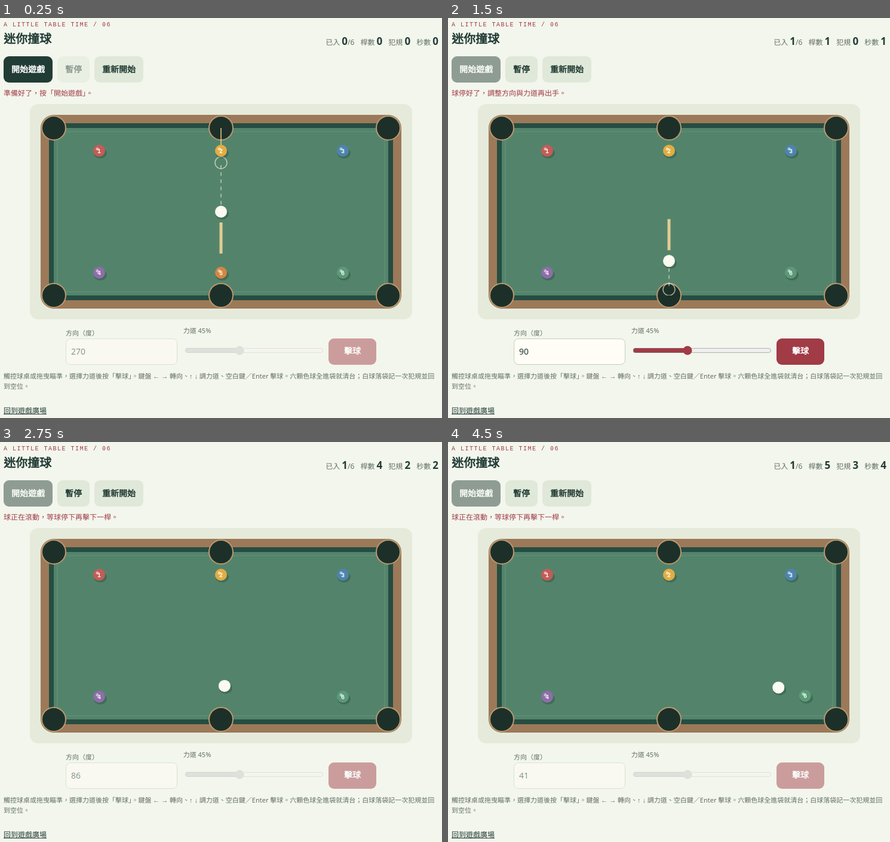
Above: before the commit, frames 1-4 (two rows, left to right).
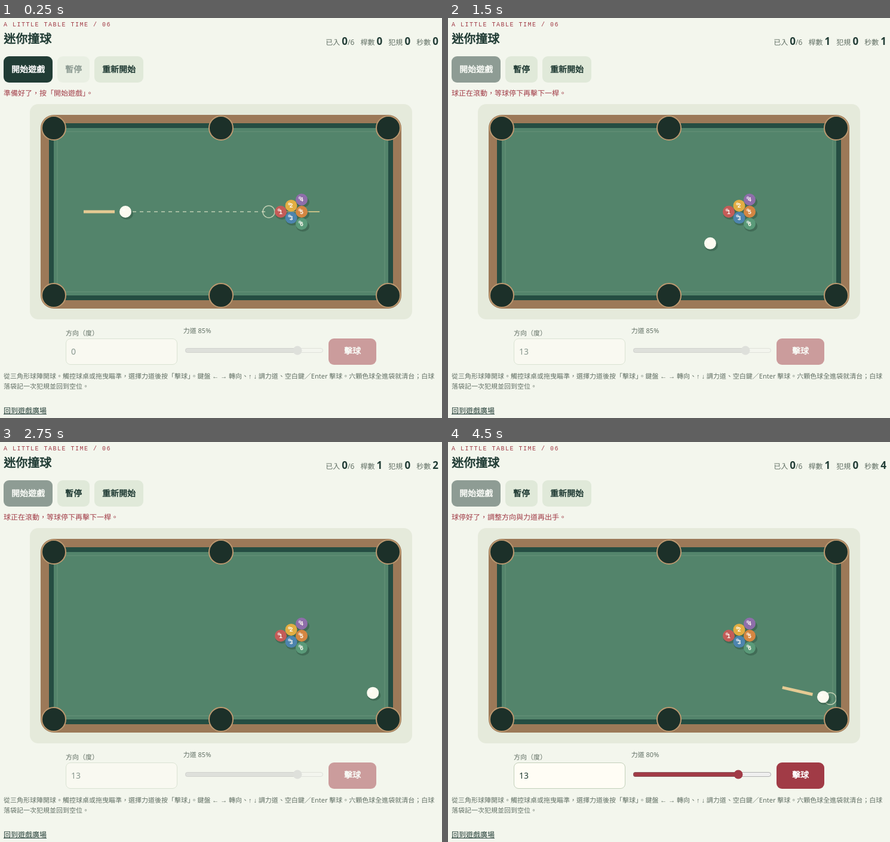
Above: after the commit, the same moments.

Repository: gandolfreddy/bearded-teacher-arcade
Game: browser game, page games/mini-pool.html
Two runs of this game, one before a commit and one after it. Both use one fixed random seed, a clock stepped at 60 frames per second and the inputs below.
Inputs (mouse positions are in pixels of both pictures, inside the frame that each line leads up to):
- Up to frame 1 (0.25 s): no input
- Up to frame 2 (1.5 s): click "開始遊戲" at 0.27 s; hold Right from 1.03 s (still down); click (669, 234) at 1.07 s; tap Space at 1.1 s
- Up to frame 3 (2.75 s): release Right at 1.53 s; hold Down 1.58-1.85 s; tap Space at 1.6, 2.1, 2.6 s; click (145, 614) at 1.67 s; hold Left 1.9-2.47 s; click (296, 602) at 2.27 s; tap Enter at 2.52 s; hold Up from 2.52 s (still down)
- Up to frame 4 (4.5 s): release Up at 2.82 s; click (726, 678) at 2.87 s; hold Right 2.87-3.53 s; tap Space at 3.1, 3.6, 4.1 s; click (571, 690) at 3.47 s; hold Up 3.58-3.82 s; hold Left 3.87-4.3 s; click (669, 594) at 4.07 s; hold Down from 4.35 s (still down)

The runs differ from the first frame. In frame 1, 2.1% of the frame differs, in the area x 0-99%, y 27-93%; in frame 2, 3.1%; in frame 3, 1.8%; in frame 4, 3.2%, in the area x 0-99%, y 4-93%.

Commit message:
fix: start mini pool with triangular rack

Diff:
--- a/assets/images/mini-pool.svg
+++ b/assets/images/mini-pool.svg
@@ -1 +1 @@
-<svg xmlns="http://www.w3.org/2000/svg" viewBox="0 0 480 280 …(435 unchanged characters)… ke-width="2" stroke-dasharray="6 6" d="M200 160l100-65"/><path stroke="#e4c28c" stroke-width="5" d="M179 174l-57 36"/><circle cx="200" cy="160" r="12" fill="#fffbee"/><circle cx="313" cy="86" r="12" fill="#d8a64a"/><circle cx="111" cy="88" r="12" fill="#c16460"/><circle cx="350" cy="202" r="12" fill="#668bb0"/></svg>
+<svg xmlns="http://www.w3.org/2000/svg" viewBox="0 0 480 280 …(435 unchanged characters)… ke-width="2" stroke-dasharray="6 6" d="M140 140h150"/><path stroke="#e4c28c" stroke-width="5" d="M65 140h55"/><circle cx="140" cy="140" r="10" fill="#fffbee"/><circle cx="300" cy="140" r="10" fill="#c16460"/><circle cx="318" cy="130" r="10" fill="#d8a64a"/><circle cx="318" cy="150" r="10" fill="#668bb0"/><circle cx="336" cy="120" r="10" fill="#8e6eaa"/><circle cx="336" cy="140" r="10" fill="#d48642"/><circle cx="336" cy="160" r="10" fill="#5a9a79"/></svg>
--- /dev/null
+++ b/docs/evidence/v0.4.1/race-pool-browser-report.json
@@ -0,0 +1,70 @@
+{
+  "date": "2026-11-03T08:27:06.078Z",
+  "results": [
+    {
+      "name": "triangle rack initial view and restart",
+      "status": "passed"
+    },
+    {
+      "name": "six catalog cards and thumbnails load",
+      "status": "passed"
+    },
+    {
+      "name": "racer steering, braking, release and pause",
+      "status": "passed"
+    },
+    {
+      "name": "racer collision and restart",
+      "status": "passed"
+    },
+    {
+      "name": "racer full 1000m via keyboard controls",
+      "status": "passed"
+    },
+    {
+      "name": "pool triangle break blocks repeat and pauses physics",
+      "status": "passed"
+    },
+    {
+      "name": "pool keyboard angles, power limits and restart",
+      "status": "passed"
+    },
+    {
+      "name": "pool triangle break and normal shots clear table",
+      "status": "passed"
+    },
+    {
+      "name": "scaled touch aiming and cancel restores original angle",
+      "status": "passed"
+    },
+    {
+      "name": "controls fit 1280x900",
+      "status": "passed"
+    },
+    {
+      "name": "controls fit 1024x768",
+      "status": "passed"
+    },
+    {
+      "name": "controls fit 768x1024",
+      "status": "passed"
+    },
+    {
+      "name": "controls fit 800x600",
+      "status": "passed"
+    },
+    {
+      "name": "racer touch brake cancel clears input",
+      "status": "passed"
+    },
+    {
+      "name": "pool orientation change retains state and scaled aiming",
+      "status": "passed"
+    },
+    {
+      "name": "standalone entries start and reset",
+      "status": "passed"
+    }
+  ],
+  "errors": []
+}
--- /dev/null
+++ b/docs/evidence/v0.4.1/source-sha256.json
@@ -0,0 +1,63 @@
+{
+  "version": "0.4.1",
+  "algorithm": "SHA256",
+  "files": {
+    ".github/workflows/pages.yml": "0b3360753bbcba42d2452bc8ad96b055b6eed82aecdd10bca78aed5e38503c09",
+    "assets/css/site.css": "7d82814a105a37f89baf718f02e8a4c83d9ab05c7707fca031699397622c592c",
+    "assets/images/beard.svg": "ffdc3f877ba3c5186e92d4ce1fc8b61d23b8f41061a00e2c483b94ea02b86341",
+    "assets/images/memory.svg": "a128a594a17d1e7dd63e2cd101998b10d7188c880316825bc009f404db1cdd2c",
+    "assets/images/mini-pool.svg": "c85c131072376c6bab5a7a6fcbe81d6a0a553c5c6a73aea9952863dc5a705733",
+    "assets/images/road-racer.svg": "4769ff611aacd9b970e8b134eb2cc7df413dbf014485f496446da057fd6fabcd",
+    "assets/images/snake.svg": "352b06d2d4ebc7da38825e97946217f5ed5af8b63114b184d5cb36206fc04f0c",
+    "assets/images/star-trail.svg": "c7cd48812dc0a9ba0580be4d12c80daa217f431b6deebe4f1c9a0ee6bc18d17a",
+    "assets/images/tetris.svg": "78aa086ae4850217de61c1b0afc5d0149d3c9da32b0efda69c3875df342df22a",
+    "assets/js/app.mjs": "d914e36269752a93f6f02862308f428d07f9fb416842a5f146e28fce0f77abe5",
+    "assets/js/core.mjs": "fab094e019ae3d546d72cc199da2b5c87203037515c7fc84472e0c33d859614d",
+    "games/assets/arcade.css": "037d9d0c8b99248366d66bf38224ef812c051b04315f43eda2e1ecf08676b5c6",
+    "games/assets/demo.css": "a483863a3787060183f567b20bb5bfce1ad0b653b288d61149dda89c92b3d701",
+    "games/assets/demo.mjs": "ab388776cc1d54f004718cf64fd9d1582806dd9b4f1e3537629a718b734b3046",
+    "games/assets/game.css": "e4e26a82abc7ad231673a2bb762274f27d742e908376401615e96fd1fe247222",
+    "games/assets/host.mjs": "78903e8c95a44a6a217faeb3438855ef0e4ca9572b55e630ef020692680b4568",
+    "games/assets/input.mjs": "271aa1153cb0b3d2c66f0acfa2f1ce67ae9867b144eecabd3243f8fa0961da97",
+    "games/assets/memory.mjs": "eaaaa764c0c8d15716c2255c49ea3200a53d743cf888fe43c9ef18c78b238dd4",
+    "games/assets/models.mjs": "c9b4dc0442bf4ef77234f977634880a7b91344edff64357e24565a9597061eff",
+    "games/assets/platform-model.mjs": "d5f30c2f5ec0b3452b3b0d6a6866087936c3a17c10b259cc18b330bd4a3df799",
+    "games/assets/platform.mjs": "e40309b01441aebe41ab3fa71164ba059200defed481652dc364d50e13ab723c",
+    "games/assets/pool-model.mjs": "452b6b5d581f536b94429808acd1914e634eba479ae1f46408040d0e7d563aad",
+    "games/assets/pool.mjs": "fccd5356532d2a6e536106ef814ee464367f9edfd95a895d0075776b40302308",
+    "games/assets/race-pool.css": "834b59c301263af4f2ca988fa772009f775c3fd4cae55376bb906189b4d5ef05",
+    "games/assets/racer-model.mjs": "c3df93d82a90da2c208a776e39c6d8e50c4ae7bee00eabc08790d320f6b39455",
+    "games/assets/racer.mjs": "94542efeb0a79b98caebfc8a38bacd11caca69b0060a5857c8a185a0481a237b",
+    "games/assets/snake.mjs": "4c8ece89352995fb5f13e70432e71e14e087378c73315de831c7ab01f098bd5c",
+    "games/assets/tetris-model.mjs": "f129b1eedd4e237e517438d077a15abf3d4dea8cb726aa29782141b7da8ac420",
+    "games/assets/tetris.mjs": "fcc95666e09b10cd4dd00d6e5463b5b2bbbe950a6dd230de492a3f1fcfa8286d",
+    "games/direction-lab.html": "88f8071a385dda781cd5ee8015f2d9272e20c655bab7911add0c8e792a001749",
+    "games/memory.html": "fbe0f056cd7c13f3de6fcf63a41c999a0d9add61436170aff7c6210e7b879449",
+    "games/mini-pool.html": "655b72cb6a459b1419cfcf7e51b92882be2c0f01f6f1d6ad5c48aa84c588761b",
+    "games/road-racer.html": "f2294b318f1460ec08c4dfb021330b6f241eb3336f3e9215822e897b9720a337",
+    "games/snake.html": "2acac88795cdfd22fc20e042947739efd4796aa80b3147419bbbbc648a53f0da",
+    "games/star-trail.html": "2ac6f0f4735ccf505ad765c0b08e2dab76a92f6760e5069b7d594a6e3d99937d",
+    "games/tetris.html": "e049e03cfd6c530a14fea50cb26cd3093482d6738ca8d4b1795c0e757058ecf3",
+    "games/touch-lab.html": "442c48aada9aa566935daa02d0536f1271a43a9aa8873dd407ba441f58730764",
+    "games.json": "c121b6761e399a83528e2547a18c0708e01b22e68ceb8415a53baa286b62b127",
+    "index.html": "bad58fb04abc08b7812b3c78b1775654ee87375e1ba1bfaabde7655a9e80ad05",
+    "package-lock.json": "b60c15172529f060b0cda7426ba60290d4dce2e740c25572f502d6bdaafb2bcd",
+    "package.json": "debc28dd90fc14a166a012b3036e383ecfab16b2e0b405ec416d86617e904900",
+    "tests/arcade-browser.mjs": "0af7afe67de78f6d6d22e97b4b557a0b5750a237affb310fa3fa131620aa1b1c",
+    "tests/arcade.test.mjs": "4b79eb7015f38a924e714d6b10f6faa71ce3015027fa9332d7e12e6f63671018",
+    "tests/browser.mjs": "359efccf019978036370b62ed234706200941302f0cf76d9ade8b0772cb4df44",
+    "tests/core.test.mjs": "a4a6be066e7bbfb18717910a60b8a1d9ec7c0512e3bb303a2743c7d4d2586ad7",
+    "tests/fixtures/catalog.json": "c7fa1e63549c562be5fa4f7bc3e8d49b17ddaec85b8abb3e1c58a210f082b83f",
+    "tests/fixtures/race-pool-route.mjs": "153863a3a861326b28ce91dc4bb6e46b0182d0b262e7abed52263a2a220f3004",
+    "tests/fixtures/trail-route.mjs": "accb23818e7a409c69a4d5a80d5a45456045349b1cba49e8674d1182a47739a1",
+    "tests/games-browser.mjs": "c337a68f9d7c49bfb3df3d00f00df9cc37953f7510adf3675d001d7fa95a4b2c",
+    "tests/games.test.mjs": "e63c6142de2076c19fff5f73b6a5ad309b58b5ada3bbe73a05f12d0fad33dc79",
+    "tests/live-smoke.mjs": "7d5e1b9041ab1caab6f4132bcbfd150f33b35271b21cbc03fd58bdc1eb18db9b",
+    "tests/race-pool-browser.mjs": "24c2a3c310b7f106a2070e684f74792d10d1952fe1da5d19808c546cfc0078c6",
+    "tests/race-pool.test.mjs": "b0f52ae3769237e7acf605eaa6a817429f8c48ed31df7151faf4112ae1e60b99",
+    "tools/browser-ci.mjs": "7bce7f95d970ff5320e729caf022a5078735c2ea87aae8c9493520147e3be3cd",
+    "tools/build.mjs": "b9c9494a853aa278d980fc465243afaecb3cc10bc5bc14c5e9c9a276f8560cc2",
+    "tools/check.mjs": "53a79a47b957056558a5fb9955ba7f50abb1da176a661f4cb5bbfcd9e65dcf3f",
+    "tools/serve.mjs": "d08ba6289d740976e43e629ce4139e2447f2a3953598a46475c51428371fa9a1"
+  }
+}
--- a/games.json
+++ b/games.json
@@ -89,7 +89,7 @@
     {
       "id": "mini-pool",
       "title": "迷你撞球",
-      "description": "轉個角度、掌握力道，把六顆色球送進球袋，來一場輕鬆清台練習。",
+      "description": "從三角形球陣開球，掌握角度與力道，把六顆色球全部送進球袋。",
       "entry": "./games/mini-pool.html",
       "thumbnail": "./assets/images/mini-pool.svg",
       "category": "瞄準與策略",
--- a/games/assets/pool-model.mjs
+++ b/games/assets/pool-model.mjs
@@ -2,7 +2,12 @@
 export const POCKETS=[{x:40,y:40},{x:320,y:40},{x:600,y:40},{x:40,y:320},{x:320,y:320},{x:600,y:320}];
 export const BALL_COLORS=['#fcfaf0','#c45c58','#e2ad42','#4d84ae','#8e6eaa','#d48642','#5a9a79'];
 export function createPool(){
-  const positions=[[320,180],[116,78],[320,78],[524,78],[116,282],[320,282],[524,282]];
+  // Six balls in a 1-2-3 equilateral rack, with a small non-overlapping gap.
+  const spacing=TABLE.radius*2+.2,advance=spacing*Math.sqrt(3)/2;
+  const positions=[[160,180]];
+  for(let column=0;column<3;column++)for(let row=0;row<=column;row++){
+    positions.push([420+column*advance,180+(row-column/2)*spacing]);
+  }
   return {balls:positions.map(([x,y],id)=>({id,x,y,vx:0,vy:0,potted:false})),shots:0,fouls:0,phase:'aiming',status:'playing',lastFoul:false};
 }
 export function shootPool(state,angle,power){
--- a/games/assets/pool.mjs
+++ b/games/assets/pool.mjs
@@ -2,7 +2,7 @@
 import {GameHost} from './host.mjs';
 import {bindGameInput} from './input.mjs';
 const $=id=>document.getElementById(id),board=$('board'),ctx=board.getContext('2d');
-let state=createPool(),angle=270,power=45,accumulator=0,repeat=0,drag=null,input;
+let state=createPool(),angle=0,power=85,accumulator=0,repeat=0,drag=null,input;
 const radians=()=>angle*Math.PI/180;
 function enableControls(enabled){for(const id of ['aim-angle','power','shoot'])$(id).disabled=!enabled;}
 function draw(){
@@ -53,7 +53,7 @@
 const host=new GameHost({
   id:'mini-pool',onFocus:()=>{draw();board.focus();},
   onPause:()=>{input?.clear();cancelDrag();repeat=0;enableControls(false);},
-  onReset:()=>{state=createPool();angle=270;power=45;accumulator=0;repeat=0;draw();},
+  onReset:()=>{state=createPool();angle=0;power=85;accumulator=0;repeat=0;draw();},
   onTick:dt=>{
     if(state.phase==='aiming'){
       const held=['left','right','up','down'].filter(action=>input.active(action));
--- a/games/mini-pool.html
+++ b/games/mini-pool.html
@@ -2,5 +2,5 @@
 <html lang="zh-Hant"><head><meta charset="utf-8"><meta name="viewport" content="width=device-width, initial-scale=1"><t …(240 unchanged characters)…
 <body data-phase="loading"><main class="game-main compact-game"><p class="kicker">A LITTLE TABLE TIME / 06</p><header c …(482 unchanged characters)…
 <canvas id="board" class="pool-board" width="640" height="360" tabindex="0" role="img" aria-label="迷你撞球球桌">需支援 Canvas。</canvas>
-<div class="pool-controls"><label>方向（度）<input id="aim-angle" type="number" min="0" max="359" step="1" value="270" disabled></label><label>力道 <output id="power-value">45</output>%<input id="power" type="range" min="10" max="100" step="5" value="45" disabled></label><button id="shoot" data-action="shoot" disabled>擊球</button></div>
-<p class="help">觸控球桌或拖曳瞄準，選擇力道後按「擊球」。鍵盤 ← → 轉向、↑ ↓ 調力道、空白鍵／Enter 擊球。六顆色球全進袋就清台；白球落袋記一次犯規並回到空位。</p><a class="standalone" href="../index.html">回到遊戲廣場</a><noscript><p>請啟用 JavaScript。</p></noscript></main></body></html>
+<div class="pool-controls"><label>方向（度）<input id="aim-angle" type="number" min="0" max="359" step="1" value="0" disabled></label><label>力道 <output id="power-value">85</output>%<input id="power" type="range" min="10" max="100" step="5" value="85" disabled></label><button id="shoot" data-action="shoot" disabled>擊球</button></div>
+<p class="help">從三角形球陣開球。觸控球桌或拖曳瞄準，選擇力道後按「擊球」。鍵盤 ← → 轉向、↑ ↓ 調力道、空白鍵／Enter 擊球。六顆色球全進袋就清台；白球落袋記一次犯規並回到空位。</p><a class="standalone" href="../index.html">回到遊戲廣場</a><noscript><p>請啟用 JavaScript。</p></noscript></main></body></html>
--- a/index.html
+++ b/index.html
@@ -14,7 +14,7 @@
 <header class="site-header">
 <a class="brand" href="#" aria-label="大鬍子老師遊戲廣場，回到大廳"><img src="./assets/images/beard.svg" width="48" height="48" alt=""><span>大鬍子老師<span class="brand-sub">BEARDED TEACHER ARCADE</span></span></a>
 <div class="header-note"><span class="status-dot"></span> 好奇心，隨時開張</div>
-<span class="version">遊戲廣場 v0.4.0</span>
+<span class="version">遊戲廣場 v0.4.1</span>
 </header>
 <main id="main" tabindex="-1">
 <section id="lobby" aria-labelledby="welcome-title">
--- a/tests/fixtures/race-pool-route.mjs
+++ b/tests/fixtures/race-pool-route.mjs
@@ -1,5 +1,5 @@
 import {createRacer,steerRacer,stepRacer} from '../../games/assets/racer-model.mjs';
-export const poolRoute=[[207,45],[91,85],[316,45],[352,45],[158,65],[1,85]];
+export const poolRoute=[[0,85],[72,85],[34,45],[310,85],[227,45],[0,45],[115,100]];
 export function raceRoute(){
   let state=createRacer(),index=0;const actions=[],values=[0,.2,.4,.6,.8,.99],random=()=>values[index++%values.length];
   for(let t=0;t<1600&&state.status==='playing';t++){
--- a/tests/live-smoke.mjs
+++ b/tests/live-smoke.mjs
@@ -64,8 +64,10 @@
       await expect.poll(async()=>Number(await game.locator('#distance').textContent())).toBeGreaterThan(0);
       await game.getByRole('button',{name:'暫停',exact:true}).click();await expect(game.locator('#status')).toContainText('已暫停');
     }else{
+      await expect(game.locator('#board')).toHaveAttribute('aria-label',/白球位於 160, 180/);
       await page.keyboard.press('Space');await expect(game.locator('#shots')).toHaveText('1');
-      await expect(game.locator('#potted')).toHaveText('1',{timeout:8000});
+      await expect(game.locator('#board')).not.toHaveAttribute('aria-label',/白球位於 160, 180/,{timeout:8000});
+      await expect(game.locator('#shoot')).toBeEnabled({timeout:8000});
     }
     await page.locator('#back-lobby').click();await expect(page.locator('iframe')).toHaveCount(0);
   }
@@ -73,6 +75,6 @@
   assert.equal(docsResponse.status,404);
   assert.deepEqual(errors,[]);
   await mkdir('test-results',{recursive:true});
-  await writeFile('test-results/live-report.json',JSON.strin …(231 unchanged characters)…  steering/braking/distance/pause','pool shot/pocket','developer docs excluded'],errors,conclusion:'passed'},null,2)+'\n');
+  await writeFile('test-results/live-report.json',JSON.strin …(231 unchanged characters)…  steering/braking/distance/pause','pool triangle initial cue/break/settle','developer docs excluded'],errors,conclusion:'passed'},null,2)+'\n');
   console.log('PASS deployed version, all six real games, return and publication scope');
 }finally{await context.close();await browser.close();}
--- a/tests/race-pool-browser.mjs
+++ b/tests/race-pool-browser.mjs
@@ -10,14 +10,15 @@
 async function open(page,id){await page.goto(base+'#game='+id);await expect(page.locator('#stage-status')).toContainText('準備好了');const f=page.frameLocator('#game-frame');await f.getByRole('button',{name:'開始遊戲'}).click();await expect(f.locator('#status')).toHaveText('遊戲中');return f;}
 async function power(f,value){await f.locator('#power').focus();await f.locator('#power').press('Home');for(let p=10;p<value;p+=5)await f.locator('#power').press('ArrowRight');}
 try{
+await run('triangle rack initial view and restart',async page=>{const f=await open(page,'mini-pool');await expect(f.locator('#board')).toHaveAttribute('aria-label',/白球位於 160, 180/);await page.screenshot({path:'test-results/mini-pool-triangle.png',fullPage:true});await page.keyboard.press('Space');await page.clock.runFor(6000);await f.getByRole('button',{name:'重新開始'}).click();await expect(f.locator('#board')).toHaveAttribute('aria-label',/白球位於 160, 180/);await expect(f.locator('#aim-angle')).toHaveValue('0');await expect(f.locator('#power')).toHaveValue('85');});
 await run('six catalog cards and thumbnails load',async page=>{await page.goto(base);await expect(page.locator('.game-card')).toHaveCount(6);assert.ok(await page.locator('.game-card img').evaluateAll(imgs=>imgs.every(i=>i.complete&&i.naturalWidth>0)));});
 await run('racer steering, braking, release and pause',async page=>{const f=await open(page,'road-racer');await page.ke …(731 unchanged characters)…
 await run('racer collision and restart',async page=>{await page.addInitScript(()=>{Math.random=()=>.99;});const f=await …(267 unchanged characters)…
 await run('racer full 1000m via keyboard controls',async page=>{await page.addInitScript(()=>{let i=0;const v=[0,.2,.4, …(445 unchanged characters)…
-await run('pool first shot pockets ball, blocks repeat, and pauses physics',async page=>{const f=await open(page,'mini-pool');await page.keyboard.press('Space');await expect(f.locator('#shots')).toHaveText('1');await expect(f.locator('#shoot')).toBeDisabled();await page.keyboard.press('Enter');await expect(f.locator('#shots')).toHaveText('1');await page.clock.runFor(150);await f.getByRole('button',{name:'暫停',exact:true}).click();const label=await f.locator('#board').getAttribute('aria-label');await page.clock.runFor(2000);await expect(f.locator('#board')).toHaveAttribute('aria-label',label);await f.getByRole('button',{name:'繼續遊戲'}).click();await page.clock.runFor(6000);await expect(f.locator('#potted')).toHaveText('1');await expect(f.locator('#shoot')).toBe …(86 unchanged characters)…
-await run('pool keyboard angles, power limits and restart',a …(101 unchanged characters)… (f.locator('#aim-angle')).toHaveValue('272');await page.keyboard.press('ArrowUp');await expect(f.locator('#power')).toHaveValue('50');await power(f,100);await expect(f.locator('#power')).toHaveValue('100');await f.getByRole('button',{name:'重新開始'}).click();await expect(f.locator('#aim-angle')).toHaveValue('270');await expect(f.locator('#power')).toHaveValue('45');await expect(f.locator('#shots')).toHaveText('0');});
-await run('pool ordinary six-shot route clears table',async page=>{const f=await open(page,'mini-pool');for(const [angle,p] of poolRoute){await f.locator('#aim-angle').fill(String(angle));await power(f,p);await f.locator('#shoot').click();await page.clock.runFor(10000);}await expect(f.locator('#status')).toContainText('清台成功');await expect(f.locator('#potted')).toHaveText('6');await expect(f.locator('#shots')).toHaveText('6');await expect(f.locator('#shoot')).toBe …(93 unchanged characters)…
-await run('scaled touch aiming and cancel restores original  …(266 unchanged characters)… tart',touchPoints:[{id:1,x:b.x+b.width*.8,y:b.y+b.height*.5}]});await expect(f.locator('#aim-angle')).toHaveValue('0');await client.send('Input.dispatchTouchEvent',{type:'touchCancel',touchPoints:[]});await expect(f.locator('#aim-angle')).toHaveValue('270');await client.detach();},{viewport:{width:768,height:1024},hasTouch:true});
+await run('pool triangle break blocks repeat and pauses physics',async page=>{const f=await open(page,'mini-pool');await page.keyboard.press('Space');await expect(f.locator('#shots')).toHaveText('1');await expect(f.locator('#shoot')).toBeDisabled();await page.keyboard.press('Enter');await expect(f.locator('#shots')).toHaveText('1');await page.clock.runFor(150);await f.getByRole('button',{name:'暫停',exact:true}).click();const label=await f.locator('#board').getAttribute('aria-label');await page.clock.runFor(2000);await expect(f.locator('#board')).toHaveAttribute('aria-label',label);await f.getByRole('button',{name:'繼續遊戲'}).click();await page.clock.runFor(6000);await expect(f.locator('#board')).not.toHaveAttribute('aria-label',/白球位於 160, 180/);await expect(f.locator('#shoot')).toBe …(86 unchanged characters)…
+await run('pool keyboard angles, power limits and restart',a …(101 unchanged characters)… (f.locator('#aim-angle')).toHaveValue('2');await page.keyboard.press('ArrowUp');await expect(f.locator('#power')).toHaveValue('90');await power(f,100);await expect(f.locator('#power')).toHaveValue('100');await f.getByRole('button',{name:'重新開始'}).click();await expect(f.locator('#aim-angle')).toHaveValue('0');await expect(f.locator('#power')).toHaveValue('85');await expect(f.locator('#shots')).toHaveText('0');});
+await run('pool triangle break and normal shots clear table',async page=>{const f=await open(page,'mini-pool');for(const [angle,p] of poolRoute){await f.locator('#aim-angle').fill(String(angle));await power(f,p);await f.locator('#shoot').click();await page.clock.runFor(10000);}await expect(f.locator('#status')).toContainText('清台成功');await expect(f.locator('#potted')).toHaveText('6');await expect(f.locator('#shots')).toHaveText(String(poolRoute.length));await expect(f.locator('#shoot')).toBe …(93 unchanged characters)…
+await run('scaled touch aiming and cancel restores original  …(266 unchanged characters)… tart',touchPoints:[{id:1,x:b.x+b.width*.25,y:b.y+b.height*.2}]});await expect(f.locator('#aim-angle')).toHaveValue('270');await client.send('Input.dispatchTouchEvent',{type:'touchCancel',touchPoints:[]});await expect(f.locator('#aim-angle')).toHaveValue('0');await client.detach();},{viewport:{width:768,height:1024},hasTouch:true});
 for(const [width,height] of [[1280,900],[1024,768],[768,1024],[800,600]])await run('controls fit '+width+'x'+height,asy …(763 unchanged characters)…
 await run('racer touch brake cancel clears input',async page=>{const f=await open(page,'road-racer'),button=f.getByRole …(571 unchanged characters)…
 await run('pool orientation change retains state and scaled aiming',async page=>{const f=await open(page,'mini-pool');a …(339 unchanged characters)…
--- a/tests/race-pool.test.mjs
+++ b/tests/race-pool.test.mjs
@@ -13,5 +13,14 @@
 test('pool collision transfers velocity, cushions bounce and friction settles',()=>{let s=createPool();s.balls=s.balls. …(377 unchanged characters)…
 test('cue pocket adds one foul and respawns without overlap',()=>{let s=createPool();s.balls[0]={...s.balls[0],x:320,y: …(233 unchanged characters)…
 test('cue respawn searches alternate free spots',()=>{const balls=createPool().balls;balls[1]={...balls[1],x:320,y:180};assert.notDeepEqual(respawnCue(balls),{x:320,y:180});});
-test('aim ray finds object and cushion without NaN',()=>{const s=createPool(),aim=aimPool(s,-Math.PI/2);assert.equal(aim.hit.id,2);assert.ok(Number.isFinite(aim.x)&&Number.isFinite(aim.y));const wall=aimPool(s,0);assert.equal(wall.hit,null);assert.equal(wall.x,590);});
-test('six ordinary shots clear all six balls',()=>{let s=createPool();for(const [a,p] of poolRoute)s=settle(shootPool(s,a*Math.PI/180,p));assert.equal(s.status,'won');assert.equal(s.shots,6);assert.equal(s.balls.filter(b=>b.id&&b.potted).length,6);assert.equal(shootPool(s,0,45),s);});
+test('aim ray finds object and cushion without NaN',()=>{const s=createPool(),aim=aimPool(s,0);assert.equal(aim.hit.id,1);assert.ok(Number.isFinite(aim.x)&&Number.isFinite(aim.y));const wall=aimPool(s,-Math.PI/2);assert.equal(wall.hit,null);assert.equal(wall.y,50);});
+test('triangle rack can be broken and cleared via ordinary shots',()=>{let s=createPool();for(const [a,p] of poolRoute)s=settle(shootPool(s,a*Math.PI/180,p));assert.equal(s.status,'won');assert.equal(s.shots,poolRoute.length);assert.equal(s.balls.filter(b=>b.id&&b.potted).length,6);assert.equal(shootPool(s,0,45),s);});
+
+test('triangle rack has 1-2-3 rows, no overlap, and cue faces apex',()=>{
+  const s=createPool(),cue=s.balls[0],balls=s.balls.slice(1),columns=new Map();
+  for(const b of balls)columns.set(b.x,(columns.get(b.x)||0)+1);
+  assert.deepEqual([...columns.values()],[1,2,3]);assert.equal(cue.y,balls[0].y);assert.ok(cue.x<balls[0].x);
+  for(let i=0;i<s.balls.length;i++)for(let j=i+1;j<s.balls.length;j++)assert.ok(Math.hypot(s.balls[i].x-s.balls[j].x,s.balls[i].y-s.balls[j].y)>=20);
+  const opened=settle(shootPool(s,0,85));assert.equal(opened.phase,'aiming');assert.ok(opened.balls.slice(1).filter((b,i)=>Math.hypot(b.x-balls[i].x,b.y-balls[i].y)>5).length>=4);
+  assert.ok(opened.balls.every(b=>Number.isFinite(b.x)&&Number.isFinite(b.y)));
+});
Binary file added: docs/evidence/v0.4.1/mini-pool-clear.png
Binary file added: docs/evidence/v0.4.1/mini-pool-triangle.png
Not shown, changed: package-lock.json
Not shown, changed: package.json
Not shown, added: docs/RELEASE-v0.4.1.md
Not shown, changed: docs/STATUS.md
